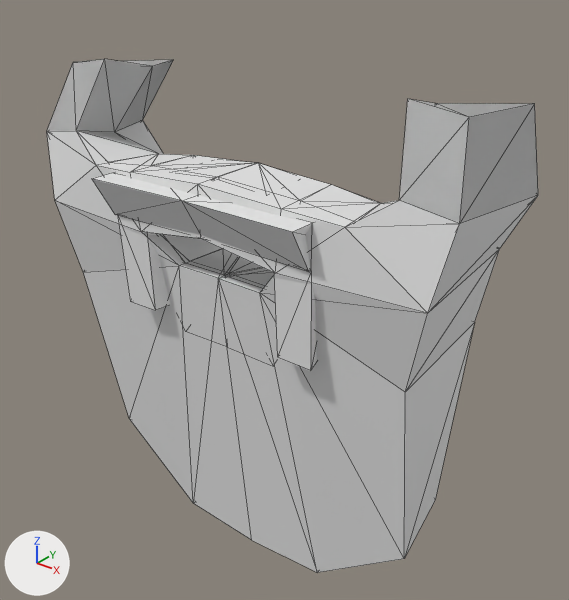
An edit to the glTF model assets/models/FacialHair.glb, drawn before and after from the same camera.
Both versions are drawn from a camera (50 mm lens) standing at (1.271, -1.942, 8.089) and looking at (0.037, -0.4, 7.132). Lighting does not change. The marker at lower left points along +X, +Y and +Z. The first picture is the older version. Mesh edges are drawn as thin lines. Vertices at exactly the same position are counted once.

The first picture shows 'FH_1', 'FH_2', 'FH_4', 'FH_5', 'FH_7' and 1 more.
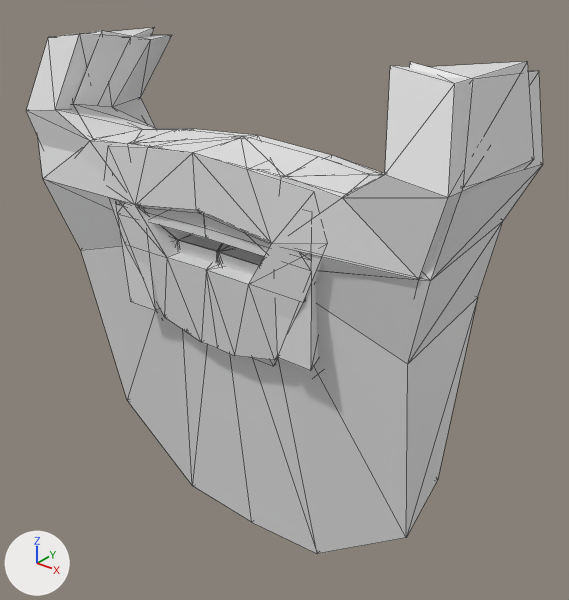
Commit message: Pull the first moustache back closer to the face

Boxes (x1, y1, x2, y2) around the edits, measured in the pictures (569 x 600 px; the box of a moved part takes in the faces that stretch with it):
'FH_7', reshaped
    before: (47, 131, 538, 572)
    after: (38, 31, 543, 554)
'FH_5', reshaped
    before: (47, 59, 538, 224)
    after: (26, 27, 534, 289)
'FH_4', reshaped
    before: (204, 162, 268, 182)
    after: (108, 141, 321, 360)
'FH_1', reshaped, moved
    before: (92, 173, 312, 272)
    after: (163, 210, 271, 248)
part 2 of me_plane_044, moved or reshaped (not visible before)
    after: (111, 192, 321, 360)
part 3 of me_plane_044, moved or reshaped
    before: (204, 162, 268, 182)
    after: (108, 141, 316, 244)
part 5 of me_plane_046, moved or reshaped
    before: (47, 131, 179, 272)
    after: (38, 102, 177, 250)
part 6 of me_plane_046, moved or reshaped
    before: (77, 131, 538, 572)
    after: (73, 31, 543, 554)

Diff of the bpy script that builds the scene:
```diff
--- a/assets/models/FacialHair.glb.py
+++ b/assets/models/FacialHair.glb.py
@@ me_plane_034 @@
-me_plane_034.from_pydata(...)  # 12 vertices, 22 faces; spans x -0.32..0.325, y -0.699..-0.443, z -0.168..-0.046
-me_plane_034.vertices[0].co = (0.325, -0.635, -0.159)  # pixel (309, 272)
-me_plane_034.vertices[1].co = (0.005, -0.637, -0.159)  # pixel (202, 239)
-me_plane_034.vertices[2].co = (0.004, -0.698, -0.046)  # pixel (181, 200)
-me_plane_034.vertices[3].co = (0.325, -0.696, -0.046)  # pixel (292, 231)
-me_plane_034.vertices[8].co = (-0.316, -0.638, -0.168)  # pixel (115, 214)
-me_plane_034.vertices[9].co = (-0.318, -0.699, -0.055)  # pixel (91, 178)
+me_plane_034.from_pydata(...)  # 12 vertices, 22 faces; spans x -0.32..0.325, y -0.629..-0.443, z -0.168..-0.046
+# me_plane_034 part 1
+me_plane_034.vertices[0].co = (0.325, -0.629, -0.159)  # pixel (311, 260)
+me_plane_034.vertices[1].co = (0.005, -0.629, -0.159)  # pixel (204, 228)
+me_plane_034.vertices[2].co = (0.004, -0.629, -0.046)
+me_plane_034.vertices[3].co = (0.325, -0.629, -0.046)  # pixel (312, 211)
+me_plane_034.vertices[8].co = (-0.316, -0.629, -0.168)  # pixel (116, 204)
+me_plane_034.vertices[9].co = (-0.318, -0.629, -0.055)
@@ me_plane_044 @@
-me_plane_044.from_pydata(...)  # 40 vertices, 82 faces; spans x -0.358..0.367, y -0.591..-0.246, z -0.475..-0.018
+me_plane_044.from_pydata(...)  # 40 vertices, 82 faces; spans x -0.358..0.367, y -0.655..-0.31, z -0.475..0.057
+# me_plane_044 part 2: all 10 vertices in x -0.294..0.306, y -0.568..-0.307, z -0.285..-0.277 are moved by (0.0, -0.064, 0.036)
+# me_plane_044 part 3: all 20 vertices in x -0.358..0.367, y -0.591..-0.423, z -0.194..-0.018 are moved by (0.0, -0.064, 0.076)
+# other edits to the shape of me_plane_044 do not show in these pictures
@@ me_plane_045 @@
-me_plane_045.from_pydata(...)  # 56 vertices, 112 faces; spans x -0.651..0.654, y -0.603..-0.131, z -0.706..0.213
+me_plane_045.from_pydata(...)  # 56 vertices, 112 faces; spans x -0.651..0.654, y -0.65..-0.202, z -0.633..0.287
+# me_plane_045 part 4: 56 of 56 vertices moved; they spanned x -0.651..0.654, y -0.603..-0.131, z -0.706..0.213 and now span x -0.651..0.654, y -0.65..-0.202, z -0.633..0.287; mean shift (0.0, -0.044, 0.079)
@@ me_plane_046 @@
-me_plane_046.from_pydata(...)  # 56 vertices, 112 faces; spans x -0.651..0.654, y -0.644..-0.131, z -1.196..0.213
+me_plane_046.from_pydata(...)  # 56 vertices, 112 faces; spans x -0.651..0.654, y -0.652..-0.131, z -1.124..0.285
+# me_plane_046 part 5: all 2 vertices in x -0.64..-0.6, y -0.622..-0.592, z -0.192..-0.004 are moved by (0.0, -0.03, 0.072)
+# me_plane_046 part 6: 54 of the vertices in x -0.651..0.654, y -0.644..-0.131, z -1.196..0.213 are moved by (0.0, 0.0, 0.072)
@@ ob_fh_1 @@
 ob_fh_1 = bpy.data.objects.new('FH_1', me_plane_034)
-ob_fh_1.location = (0.0, -0.038, 7.548)
+ob_fh_1.location = (0.0, -0.038, 7.574)
```
